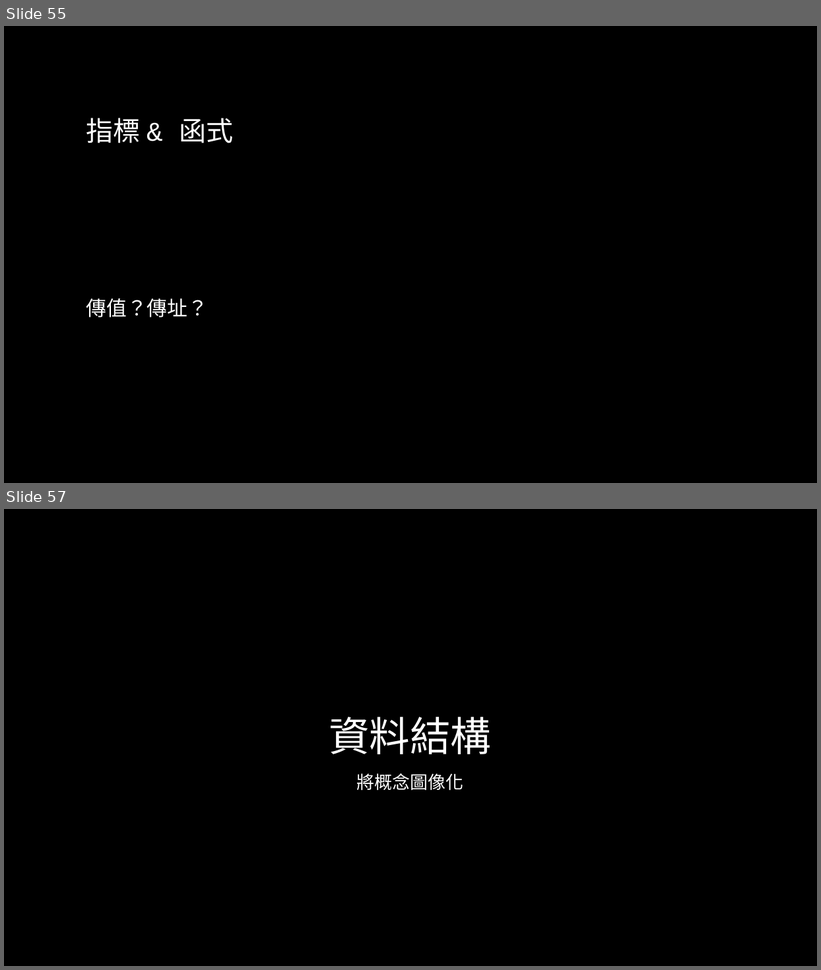
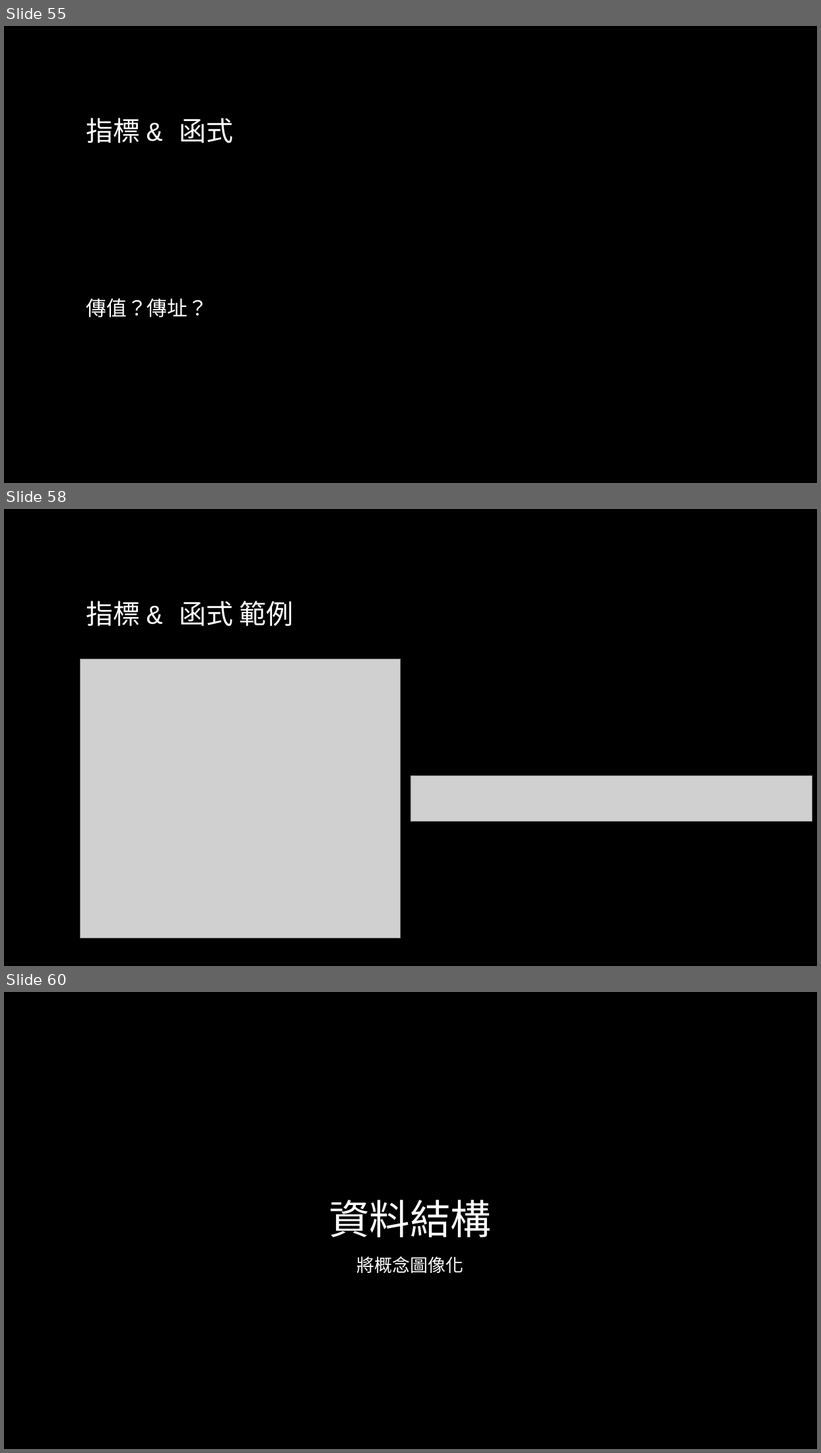
Before and after one commit to liuutin9/2023_summer_camp, a slide deck: 電機_C_Day_2.pptx. Shown one above the other, each under a label of ours: slides 55 and 57 before the commit, slides 55, 58 and 60 after it; the slides between them are not shown. The pictures are 821x970 and 821x1453 pixels, drawn with LibreOffice and Linux fonts; fonts in the diff are those of the drawing; grey boxes stand for pictures; background and template pictures are left out. Boxes give left, top, right and bottom in pixels: in the first picture for what was removed or moved away, otherwise in the second. Text is boxed around its words. In the diff, an @@ line names an element or a change of style, - is before the commit and + after.

```diff
--- a/電機_C_Day_2.pptx
+++ b/電機_C_Day_2.pptx
@@ slide 58 added at (x1=4, y1=509, x2=817, y2=966), background picture (left out) @@
@@ title added at (x1=86, y1=601, x2=294, y2=626), 32 pt, text gradient #FFFFFF to #A6A6A6 @@
+指標 & 函式 範例
@@ picture added at (x1=81, y1=659, x2=401, y2=939) @@
@@ picture added at (x1=411, y1=776, x2=813, y2=821) @@
@@ what was slide 57 is now slide 60 @@
```
Also in this commit, not shown: 2 slides changed, 2 other slides added.
